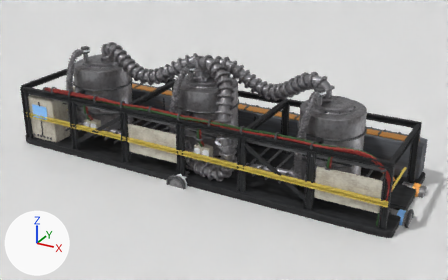
Two versions of the Blender file models/heat-exchanger/heat-exchanger.blend, one commit apart.
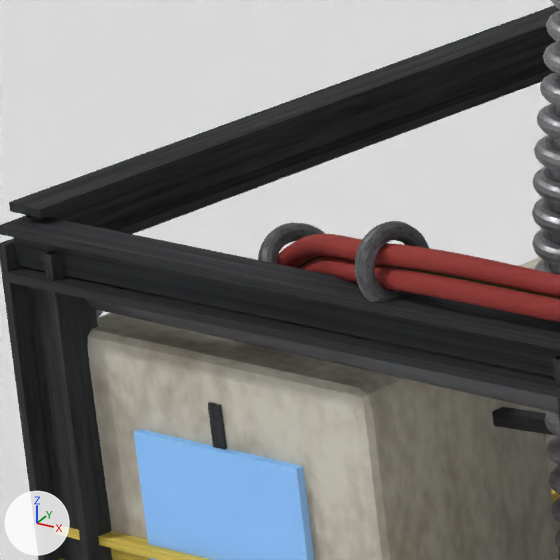
The first picture shows the older version from a 50 mm lens placed at (10.41, -18.03, 9.89), pointed at (0.59, -0.17, 0.96). The close-ups show the older and then the newer version on the part from 5% to 15% of the width and 24% to 41% of the height of that picture. Only the edits that show in the close-ups are written down. The lights are fixed; the arrows at lower left show +X, +Y and +Z.

The first close-up shows 'Cabinet', 'CabinetPanel', 'Ground', 'Loom-0', 'PostE0-f-1', 'PostE0-f1', 'Rail0-f-1', 'Rail0-f1', 'Rail0-web', 'RailE-f-1', 'RailE-f1', 'RailE-web' and 29 more.
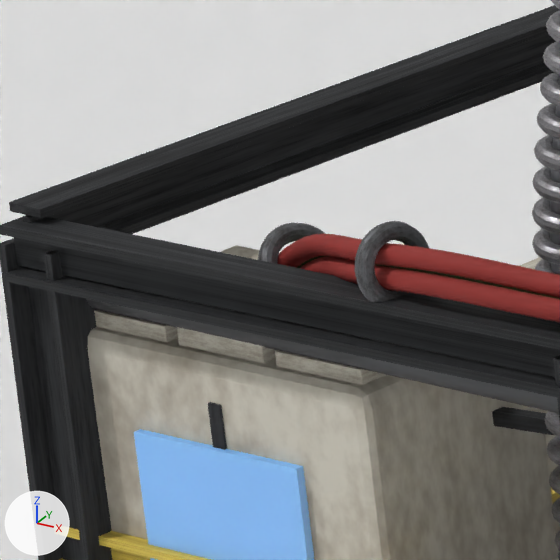
Location of each change, [x1, y1, x2, y2] in pixels of the close-ups (560 x 560 px):
'CabinetPlates-3', added
    after: [177, 327, 276, 364]
'CabinetPlates-5', added
    after: [275, 350, 386, 385]
'CabinetPlates-1', added
    after: [94, 310, 178, 342]
'CabinetPlates-0', added
    after: [221, 245, 259, 260]

The change in detail:
Mesh me_cube_158 is new.
It is a box spanning x -0.5..0.5, y -0.5..0.5, z -0.5..0.5.
It uses material mat_paint.
Mesh me_cube_156 is new.
It is a box spanning x -0.5..0.5, y -0.5..0.5, z -0.5..0.5.
It uses material mat_paint.
Mesh me_cube_154 is new.
It is a box spanning x -0.5..0.5, y -0.5..0.5, z -0.5..0.5.
It uses material mat_paint.
Mesh me_cube_153 is new.
It is a box spanning x -0.5..0.5, y -0.5..0.5, z -0.5..0.5.
It uses material mat_paint.
Object 'CabinetPlates-5' (ob_cabinetplates_5) is new; it shows me_cube_158.
Its location is (-5.883, -1.887, 1.976).
Its rotation in degrees is (0, 0, -90).
Its scale is (0.325, 0.367, 0.0529).
It gains a BEVEL modifier named 'Bevel'.
Modifier setting: width = 0.018.
Modifier setting: width_pct = 0.018.
Modifier setting: segments = 2.
Object 'CabinetPlates-3' (ob_cabinetplates_3) is new; it shows me_cube_156.
Its location is (-6.3, -1.887, 1.984).
Its rotation in degrees is (0, 0, -90).
Its scale is (0.325, 0.367, 0.0679).
It gains a BEVEL modifier named 'Bevel'.
Modifier setting: width = 0.0106.
Modifier setting: width_pct = 0.0106.
Modifier setting: segments = 2.
Object 'CabinetPlates-1' (ob_cabinetplates_1) is new; it shows me_cube_154.
Its location is (-6.717, -1.887, 1.977).
Its rotation in degrees is (0, 0, -90).
Its scale is (0.325, 0.367, 0.0548).
It gains a BEVEL modifier named 'Bevel'.
Modifier setting: width = 0.00975.
Modifier setting: width_pct = 0.00975.
Modifier setting: segments = 2.
Object 'CabinetPlates-0' (ob_cabinetplates_0) is new; it shows me_cube_153.
Its location is (-6.717, -1.512, 1.979).
Its rotation in degrees is (0, 0, -90).
Its scale is (0.325, 0.367, 0.0588).
It gains a BEVEL modifier named 'Bevel'.
Modifier setting: width = 0.00974.
Modifier setting: width_pct = 0.00974.
Modifier setting: segments = 2.
